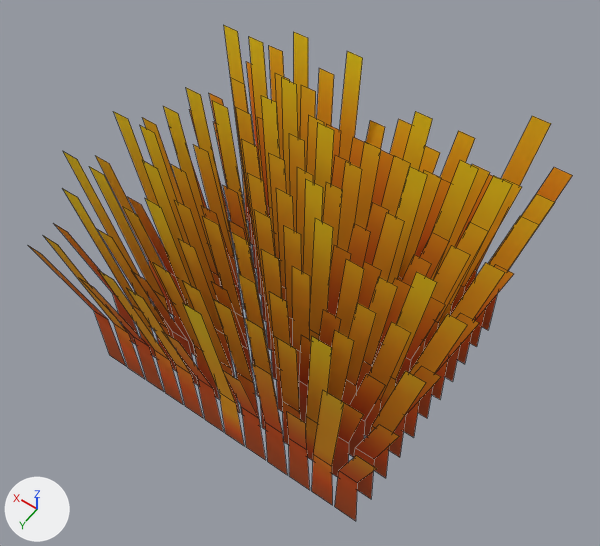
Before and after pictures for a commit that changed the FBX model Assets/AndreyProduction/Meta/block_fields_2_1.fbx.
One viewpoint serves both versions: a 50 mm camera at (-1.59, 2.16, 4.95) aimed at (-0.06, 0.02, 1.59). Arrows for +X, +Y and +Z are at lower left; the lights stay in place. The picture after the commit comes second. Mesh edges are drawn as thin lines.

The scene before the commit, as lines of its bpy script (objects in view):
```python
me_cube_367 = bpy.data.meshes.new('Cube.367')
me_cube_367.from_pydata(...)  # 792 vertices, 264 faces; spans x -1.02..0.95, y -0.86..0.84, z 0.85..2.36
me_cube_367.materials.append(mat_tetris_mat)  # picture img_textures_temp4_png
ob_block_fields_2_1 = bpy.data.objects.new('block_fields_2_1', me_cube_367)
ob_block_fields_2_1.location = (0.0, 0.0, 0.0)
```
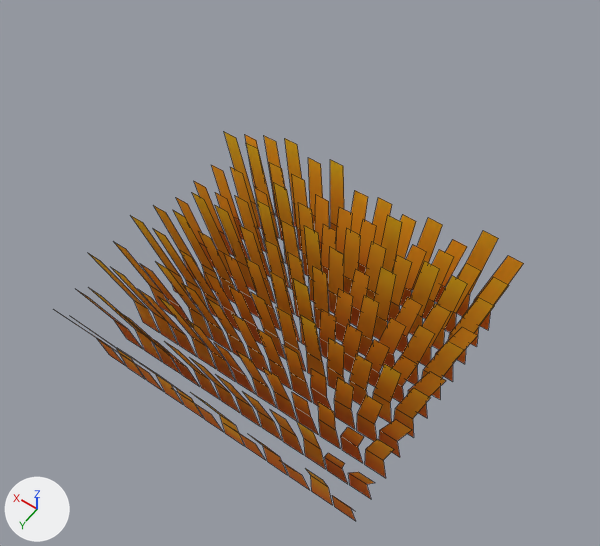
Boxes [x1, y1, x2, y2] around the edits, measured in the pictures (600 x 546 px; the box of a moved part takes in the faces that stretch with it):
'block_fields_2_1', reshaped (18% narrower, 22% shorter): before [29, 25, 573, 521]; after [76, 132, 524, 521]
part 1 of me_cube_367, moved or reshaped: before [203, 216, 251, 363]; after [207, 298, 248, 358]
part 2 of me_cube_367, moved or reshaped: before [232, 232, 266, 364]; after [231, 313, 269, 373]
part 3 of me_cube_367, moved or reshaped: before [261, 249, 283, 380]; after [257, 329, 291, 389]
part 4 of me_cube_367, moved or reshaped: before [254, 209, 275, 350]; after [251, 292, 285, 358]
part 5 of me_cube_367, moved or reshaped: before [284, 226, 302, 347]; after [276, 307, 306, 371]
part 6 of me_cube_367, moved or reshaped: before [29, 25, 573, 521]; after [76, 132, 524, 521]

The change in detail:
me_cube_367 is used by ob_block_fields_2_1; location (0.0, 0.0, 0.0).
me_cube_367 had 792 vertices, 264 faces and spanned x -1.02..0.95, y -0.86..0.84, z 0.85..2.36.
me_cube_367 now has 792 vertices, 264 faces and spans x -0.96..0.9, y -0.74..0.89, z 0.85..1.66.
me_cube_367 part 1: the loose piece of 6 vertices spanning x 0.11..0.27, y 0.26..0.33, z 0.85..2.09 is scaled about its middle by (0.957, 1.85, 0.554), then moved by (0.0, 0.04, -0.27).
me_cube_367 part 2: the loose piece of 6 vertices spanning x -0.03..0.1, y 0.26..0.33, z 0.85..2.09 is scaled about its middle by (0.984, 1.85, 0.554), then moved by (0.0, 0.04, -0.27).
me_cube_367 part 3: the loose piece of 6 vertices spanning x -0.17..-0.04, y 0.26..0.33, z 0.85..2.09 is scaled about its middle by (0.981, 1.85, 0.554), then moved by (0.0, 0.04, -0.27).
me_cube_367 part 4: the loose piece of 6 vertices spanning x -0.03..0.1, y 0.11..0.16, z 0.85..2.09 is scaled about its middle by (0.984, 2.68, 0.555), then moved by (0.0, 0.04, -0.27).
me_cube_367 part 5: the loose piece of 6 vertices spanning x -0.17..-0.04, y 0.11..0.16, z 0.85..2.09 is scaled about its middle by (0.981, 2.68, 0.555), then moved by (0.0, 0.04, -0.27).
me_cube_367 part 6: 508 of 792 vertices moved; they spanned x -1.02..0.95, y -0.86..0.84, z 1.32..2.36 and now span x -0.96..0.9, y -0.74..0.89, z 1.11..1.66; mean shift (0.0, 0.06, -0.37); largest move (-0.85, -0.86, 2.36) -> (-0.8, -0.71, 1.66).
